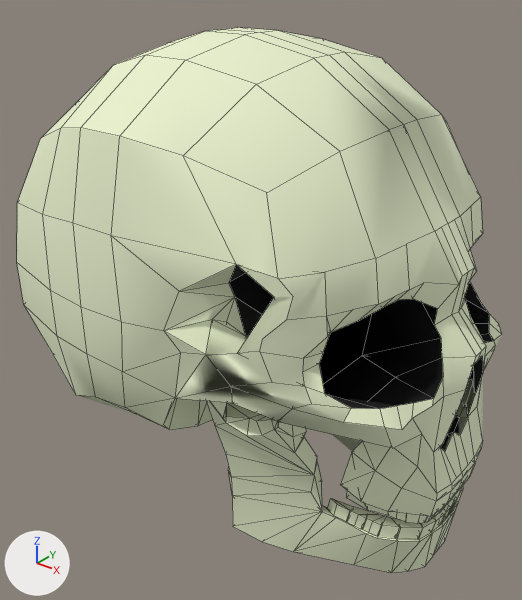
The FBX model Catacombs/Assets/3D Objects/skull.fbx as it was, and as the next commit left it.
Camera for both pictures: a 50 mm lens placed at (0.417, -0.494, 0.508), pointed at (0.028, -0.008, 0.207). The lights are fixed; the arrows at lower left show +X, +Y and +Z. Mesh edges are drawn as thin lines. Where no turn or scale is listed for an object, it has been applied to the vertices. Vertices at the same position are counted once.

In view in the first picture: 'Roundcube'.
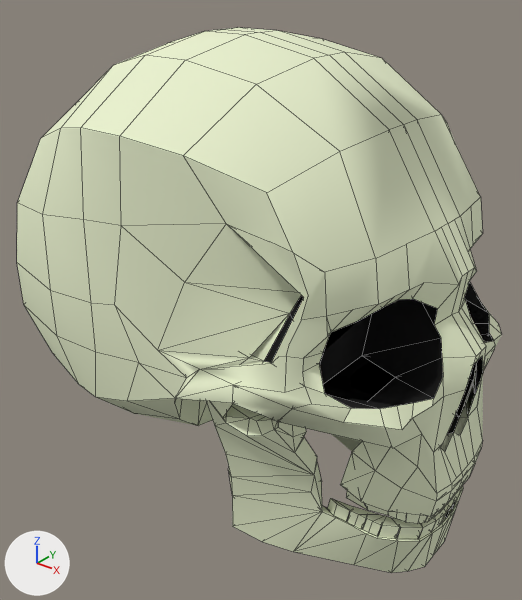
What differs and where, as boxes (x1, y1, x2, y2) in the pictures (522 x 600 px; the box of a moved part takes in the faces that stretch with it):
part 1 of me_roundcube_001, moved or reshaped
    both: (25, 117, 483, 435)
part 2 of me_roundcube_001, recoloured
    before: (229, 265, 246, 282)

The change in detail:
me_roundcube_001 is used by ob_roundcube; location (0.0, 0.0, 0.231).
me_roundcube_001 had 959 vertices, 1006 faces and spanned x -0.192..0.244, y -0.184..0.184, z -0.231..0.216.
me_roundcube_001 now has 959 vertices, 1012 faces and spans x -0.192..0.244, y -0.176..0.176, z -0.231..0.216.
Part 1, on me_roundcube_001:
26 faces are deleted.
77 vertices move from x -0.06..0.235, y -0.184..0.184, z -0.096..0.091 to x -0.064..0.236, y -0.171..0.171, z -0.088..0.108.
28 new faces join them, mat_material_003 (black #000000).
4 new faces join them, mat_material_001 (picture img_skull_png).
me_roundcube_001 part 2: 6 faces spanning x 0.105..0.172, y -0.142..0.142, z 0.007..0.108 switch from mat_material_003 (black #000000) to mat_material_001 (picture img_skull_png).
